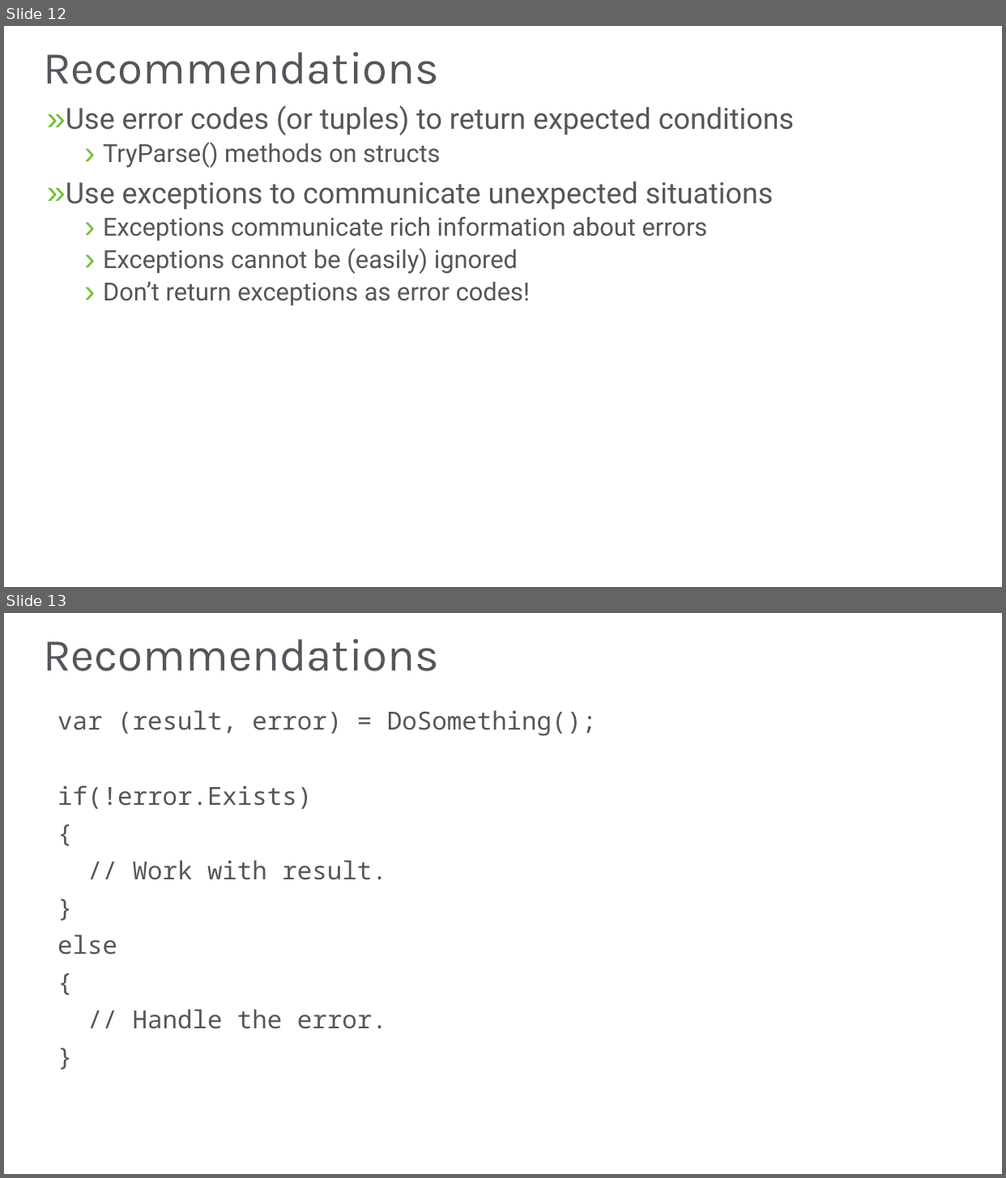
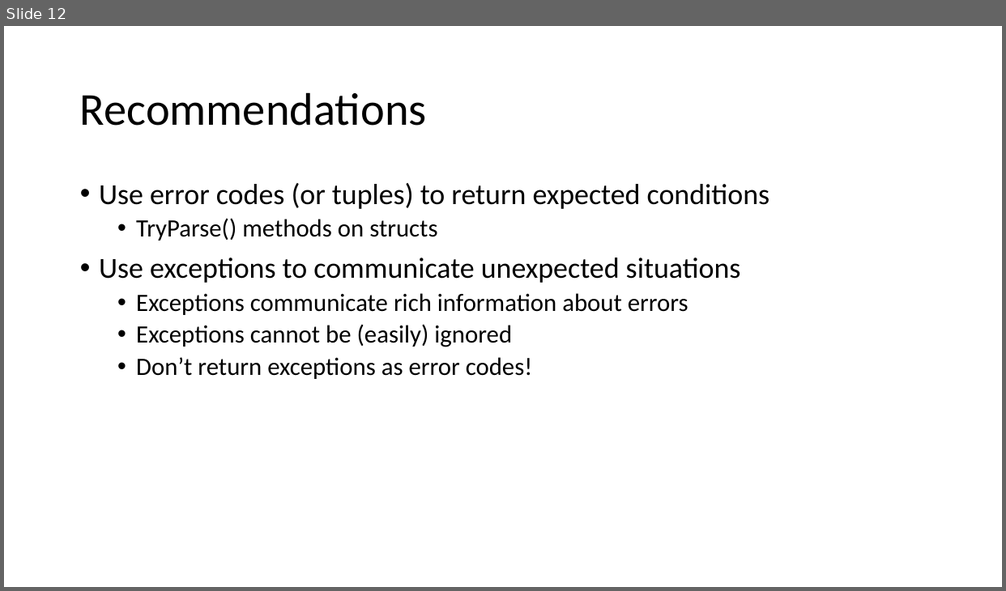
Before and after one commit to JasonBock/Presentations, a slide deck: Exceptional Development.pptx. Shown one above the other, each under a label of ours: slides 12 and 13 before the commit, slide 12 after it. The pictures are 1006x1178 and 1006x591 pixels, drawn with LibreOffice and Linux fonts; fonts in the diff are those of the drawing; background and template pictures are left out. Boxes give left, top, right and bottom in pixels: in the first picture for what was removed or moved away, otherwise in the second. Text is boxed around its words. In the diff, an @@ line names an element or a change of style, - is before the commit and + after.

```diff
--- a/Exceptional Development.pptx
+++ b/Exceptional Development.pptx
@@ slide 13 removed at (4, 613, 1002, 1174), background picture (left out) @@
@@ title removed at (43, 639, 439, 671) @@
-Recommendations
@@ text removed at (57, 710, 597, 1029) @@
-var (result, error) = DoSomething();
-if(!error.Exists)
-{
-// Work with result.
-}
-else
-{
-// Handle the error.
-}
@@ slide 12 changed as well @@
@@ title "Recommendations": place and size @@
-title "Recommendations" at (43, 52, 439, 84)
+title "Recommendations" at (80, 92, 427, 126)
@@ title "Recommendations" at (80, 92, 427, 126): font Karla to Calibri, text colour #53565A to #000000 @@
@@ text "Use error codes (or tuples) ...": place and size @@
-text "Use error codes (or tuples) ..." at (66, 105, 794, 306)
+text "Use error codes (or tuples) ..." at (99, 183, 770, 379)
@@ text "Use error codes (or tuples) ..." at (99, 183, 770, 379): font Roboto to Calibri, text colour #53565A to #000000; bullet » to •; bullet › to • @@
```
Also in this commit, not shown: 21 other slides changed, 1 slide added, 1 other slide removed.
